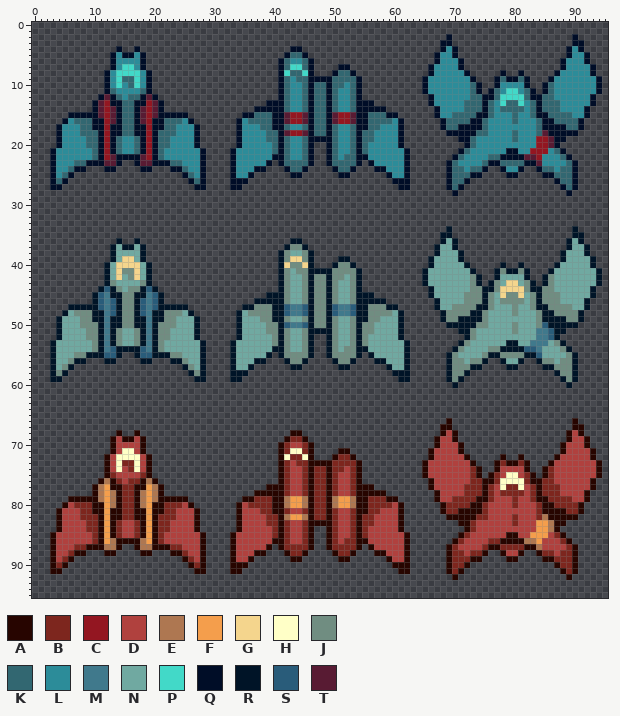
Two states of a sprite sheet, src/game/assets.png. That is the earlier state.
The file is 96x96 pixels.
Palette (. is transparent): A #270500  B #7d261e  C #931621  D #b0413e  E #ae7751  F #f49e4c  G #f4d58d  H #ffffc7  J #708d81  K #326771  L #2c8c99  M #40798c  N #70a9a1  P #42d9c8  Q #000d27  R #001427  S #295c7a  T #581b33
After:
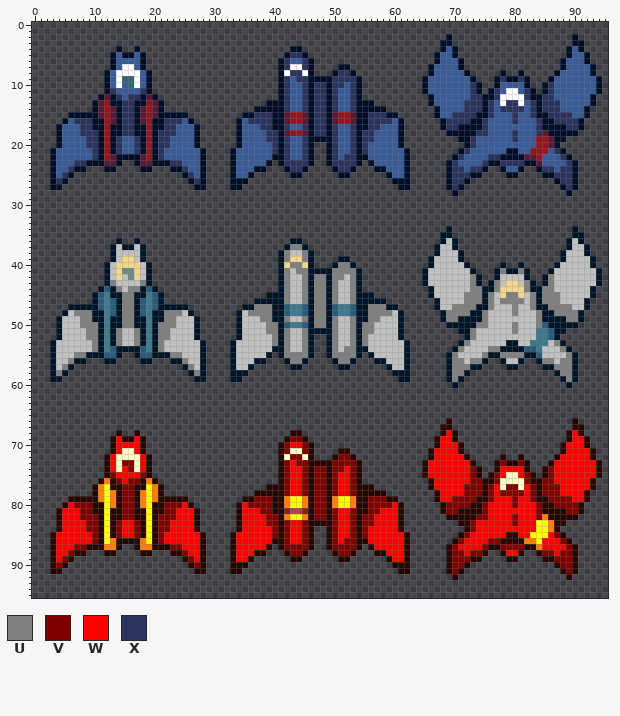
Colours new in this view: U #808080  V #800000  W #ff0000  X #2b335f
From old to new:
colour E: #ae7751 -> #ff8000
colour F: #f49e4c -> #ffff00
colour L: #2c8c99 -> #395c98
colour N: #70a9a1 -> #c0c0c0
colour P: #42d9c8 -> #ffffff
Changed rows in their new state; - is a pixel that keeps its letter.
first column x 4:
 5 ---------------------------------------XX----------------------------------------------
 6 --------------------------------------X--X---------------------------------------------
 7 --------------------------------------X--X---------------------------------------------
 8 ---------------------------------------XX------XX--------------------------------------
 9 --------------------------------------X-XX----XXXX------------------------X--X---------
10 --------------------------------------X--X-XX-XX-X-------------------X------------X----
11 ---------X----X-----------------------X--X-XX-X--X-------------------X---X----X---X----
12 ----------X-XX------------------------X--X-XX-X--X-------------------XX--X----X--XX----
13 -----------XX-------------------------X--X-XX-X--X------------------XXX-X--XX--X-XXX---
14 -----------XX-------------------------X--X-XX-X--X------------------XXX-X-XXXX-X-XXX---
15 -----------XX--------------------XXX-------XX-------XXX-----------XXXX--X---X--X--XXXX-
16 ---XXX-----XX-----XXX-----------XXXX-------XX-------XXXX---------XXXX--X----X---X--XXXX
17 ----XX-----XX-----XX--------------XX--X--X-XX-X--X--XX-----------XX----X--------X----XX
18 ----XXX----XX----XXX---------------XX------XX-X--X-XX-----------------XX----X---X------
19 -----XX---X--X---XX----------------XX-X--X----X--X-XX----------------X------X----------
20 -----XX---X--X---XX-----------------X-X--X----X--X-X-----------------X-----------------
21 ------X---X--X---X------------------X-X--X----X--X-X----------------X--------------X---
22 ------X----------X--------------------X--X----X-XX-----------------X----XX----------X--
23 ---XX--------------XX-----------------XXXX----XXXX----------------X----X--XXXX-------X-
24 --X------------------X-----------------XX------XX-----------------XX-XX----------XX-XX-
25 -X--------------------X-------------------------------------------XXX--------------XXX-
26 X----------------------X------------------------------------------XX----------------XX-
27 ------------------------------------------------------------------X------------------X-
first column x 4:
37 ---------------------------------------UU----------------------------------------------
38 --------------------------------------U--U---------------------------------------------
39 --------------------------------------U--U---------------------------------------------
40 ---------------------------------------UU------UU--------------------------------------
41 --------------------------------------U-UU----UUUU------------------------U--U---------
42 --------------------------------------U--U-UU-UU-U-------------------U------------U----
43 ---------U----U-----------------------U--U-UU-U--U-------------------U---U----U---U----
44 ----------U-UU------------------------U--U-UU-U--U-------------------UU--U----U--UU----
45 -----------UU-------------------------U--U-UU-U--U------------------UUU-U--UU--U-UUU---
46 -----------UU-------------------------U--U-UU-U--U------------------UUU-U-UUUU-U-UUU---
47 -----------UU--------------------UUU-------UU-------UUU-----------UUUU--U---U--U--UUUU-
48 ---UUU-----UU-----UUU-----------UUUU-------UU-------UUUU---------UUUU--U----U---U--UUUU
49 ----UU-----UU-----UU--------------UU--U--U-UU-U--U--UU-----------UU----U--------U----UU
50 ----UUU----UU----UUU---------------UU------UU-U--U-UU-----------------UU----U---U------
51 -----UU---U--U---UU----------------UU-U--U----U--U-UU----------------U------U----------
52 -----UU---U--U---UU-----------------U-U--U----U--U-U-----------------U-----------------
53 ------U---U--U---U------------------U-U--U----U--U-U----------------U--------------U---
54 ------U----------U--------------------U--U----U-UU-----------------U----UU----------U--
55 ---UU--------------UU-----------------UUUU----UUUU----------------U----U--UUUU-------U-
56 --U------------------U-----------------UU------UU-----------------UU-UU----------UU-UU-
57 -U--------------------U-------------------------------------------UUU--------------UUU-
58 U----------------------U------------------------------------------UU----------------UU-
59 ------------------------------------------------------------------U------------------U-
first column x 4:
68 -----------------------------------------------------------------W--------------------W---
69 ----------W--W-------------------------VV-----------------------WW--------------------WW--
70 ----------WWWW------------------------VWWV----------------------WWW------------------WWW--
71 ----------W--W------------------------V--V---------------------WWWW------------------WWWW-
72 ---------W----W------------------------VV------VV--------------WWWWW----------------WWWWW-
73 ---------W-VV-W-----------------------VWVV----VVVV------------WWWWWWW-----V--V-----WWWWWWW
74 ---------W-WV-W-----------------------VWWV-VV-VVWV------------WWWWWWWV----WWWW----VWWWWWWW
75 ---------VWWWWV-----------------------VWWV-VV-VWWV------------WWWWWWWV---VW--WV---VWWWWWWW
76 ----------VWVV------------------------VWWV-VV-VWWV-------------WWWWWWVV--V----V--VVWWWWWW-
77 -----------VV-------------------------VWWV-VV-VWWV-------------WWWWWVVV-VW-VV-WV-VVVWWWWW-
78 -----------VV-------------------------VWWV-VV-VWWV--------------WWWWVVV-VWVVVVWV-VVVWWWW--
79 -----------VV--------------------VVV-------VV-------VVV---------WWVVVV--VWWWVWWV--VVVVWW--
80 --WVVV-----VV-----VVVW---------WVVVV-------VV-------VVVVW--------VVVV--VWWWWVWWWV--VVVV---
81 -WWWVV-----VV-----VVWWW--------WWWVV-------VV-VWWV--VVWWW--------VV----VWWWWWWWWV----VV---
82 -WWWVVV----VV----VVVWWW--------WWWWVV------VV-VWWV-VVWWWW-------------VVWWWWVWWWV---------
83 -WWWWVV---VWWV---VVWWWW--------WWWWVV-VWWV----VWWV-VVWWWW------------VWWWWWWVWWW----------
84 -WWWWVV---VWWV---VVWWWW--------WWWWWV-VWWV----VWWV-VWWWWW------------VWWWWWWWWWW----------
85 WWWWWWV---VWWV---VWWWWWW------WWWWWWV-VWWV----VWWV-VWWWWWW----------VWWWWWW--WW---WV------
86 WWWWWWV----------VWWWWWW------WWWWWW--VWWV----VWVV--WWWWWW---------VWWWWVV-------WWWV-----
87 WWWVV--------------VVWWW------WWWWW---VVVV----VVVV---WWWWW--------VWWWWV--VVVV---WWWWV----
88 WWV------------------VWW------WWW------VV------VV------WWW--------VVWVV----WW----VVWVV----
89 WV--------------------VW------WW------------------------WW--------VVV--------------VVV----
90 V----------------------V------------------------------------------VV----------------VV----
91 ------------------------------------------------------------------V------------------V----
